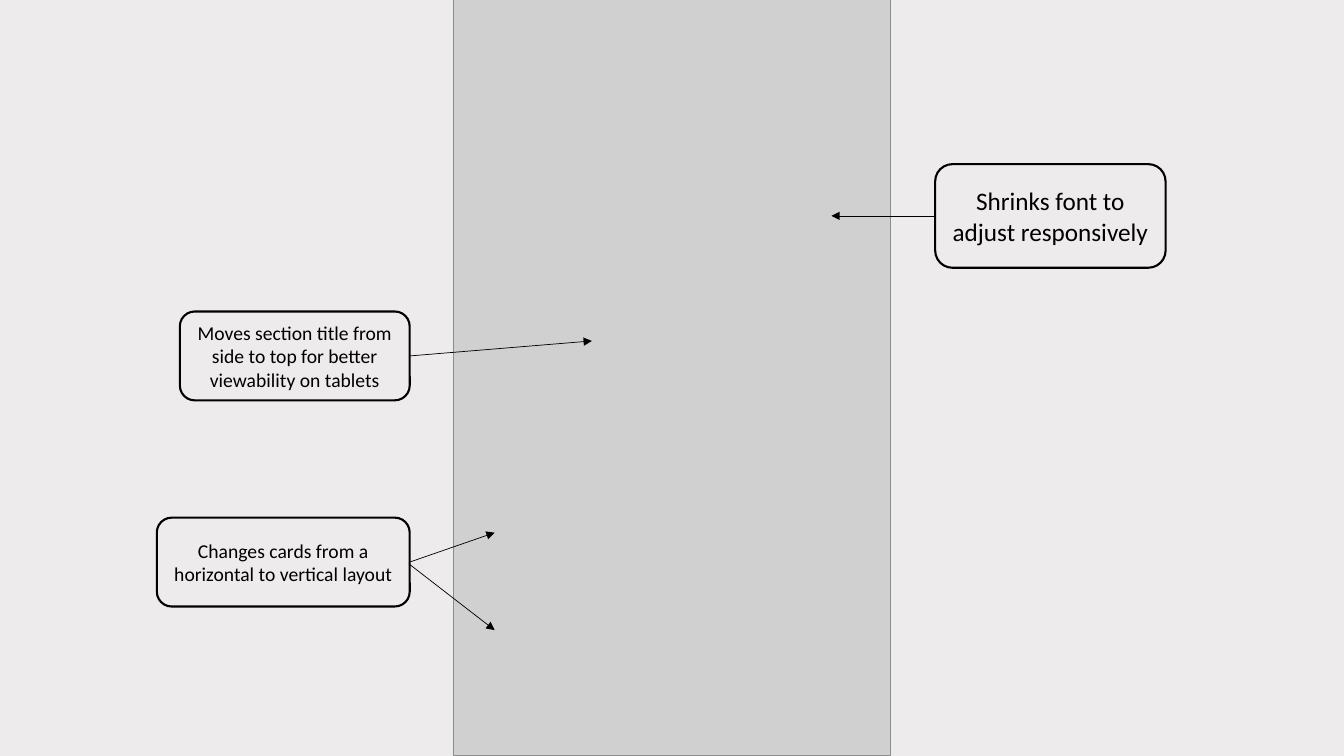
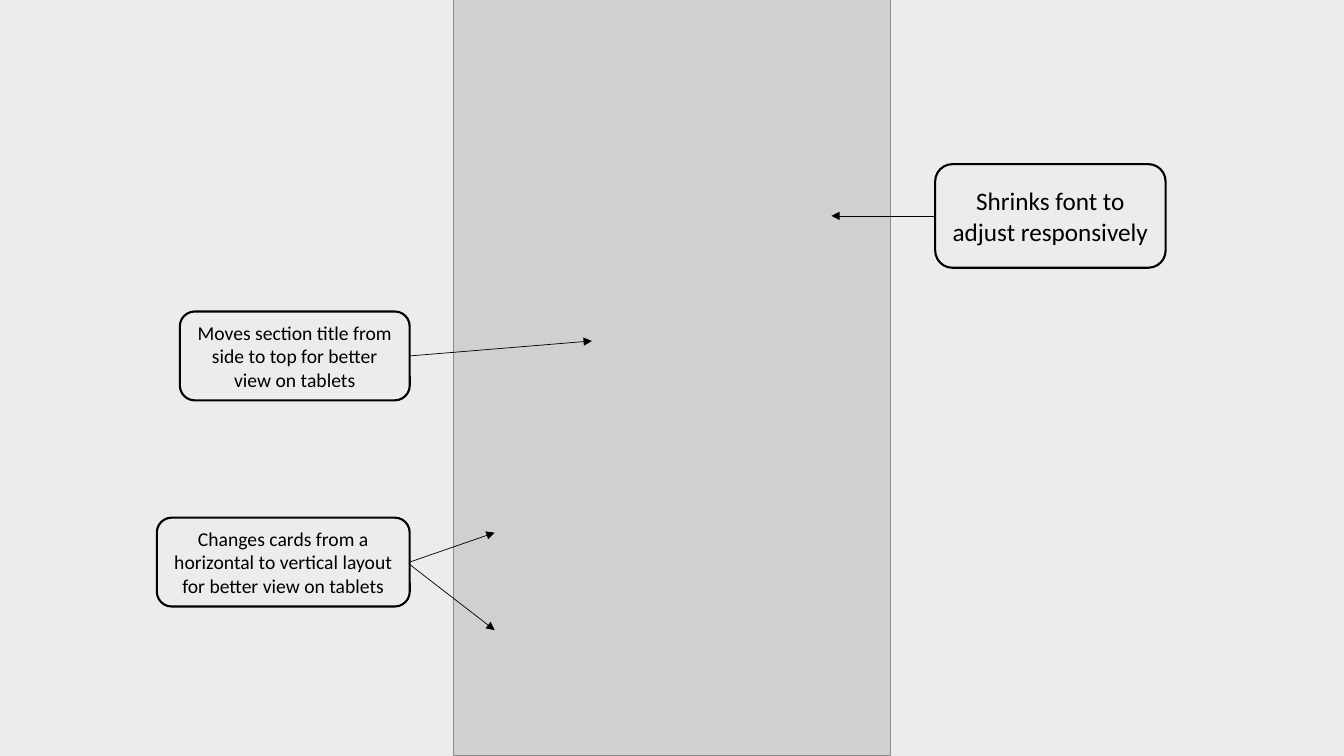
Before and after one commit to bfishy/redesign, a slide deck: slide 2 of styles.pptx. Drawn at 1344x756 pixels with LibreOffice and Linux fonts; fonts in the diff are those of the drawing; grey boxes stand for pictures. Boxes give left, top, right and bottom in pixels: in the first picture for what was removed or moved away, otherwise in the second. Text is boxed around its words. In the diff, an @@ line names an element or a change of style, - is before the commit and + after.

```diff
--- a/styles.pptx
+++ b/styles.pptx
@@ text in rounded rectangle at bbox=[198, 326, 392, 387]: text changed @@
-Moves section title from side to top for better viewability on tablets
+Moves section title from side to top for better view on tablets
@@ text in rounded rectangle at bbox=[182, 579, 383, 593]: paragraph added @@
+for better view on tablets
```
Also in this commit, not shown: 4 other slides changed, 6 other files.
